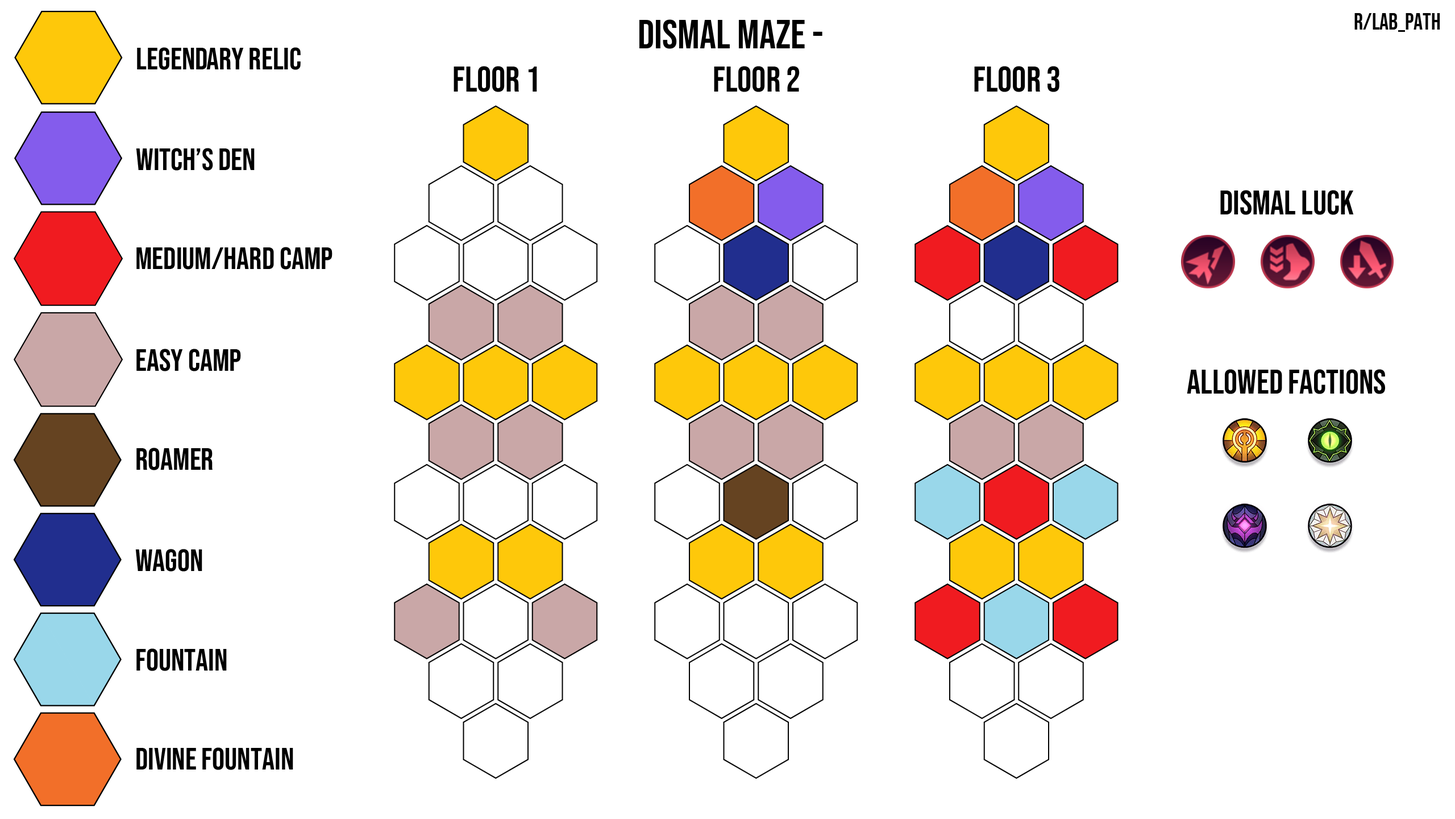
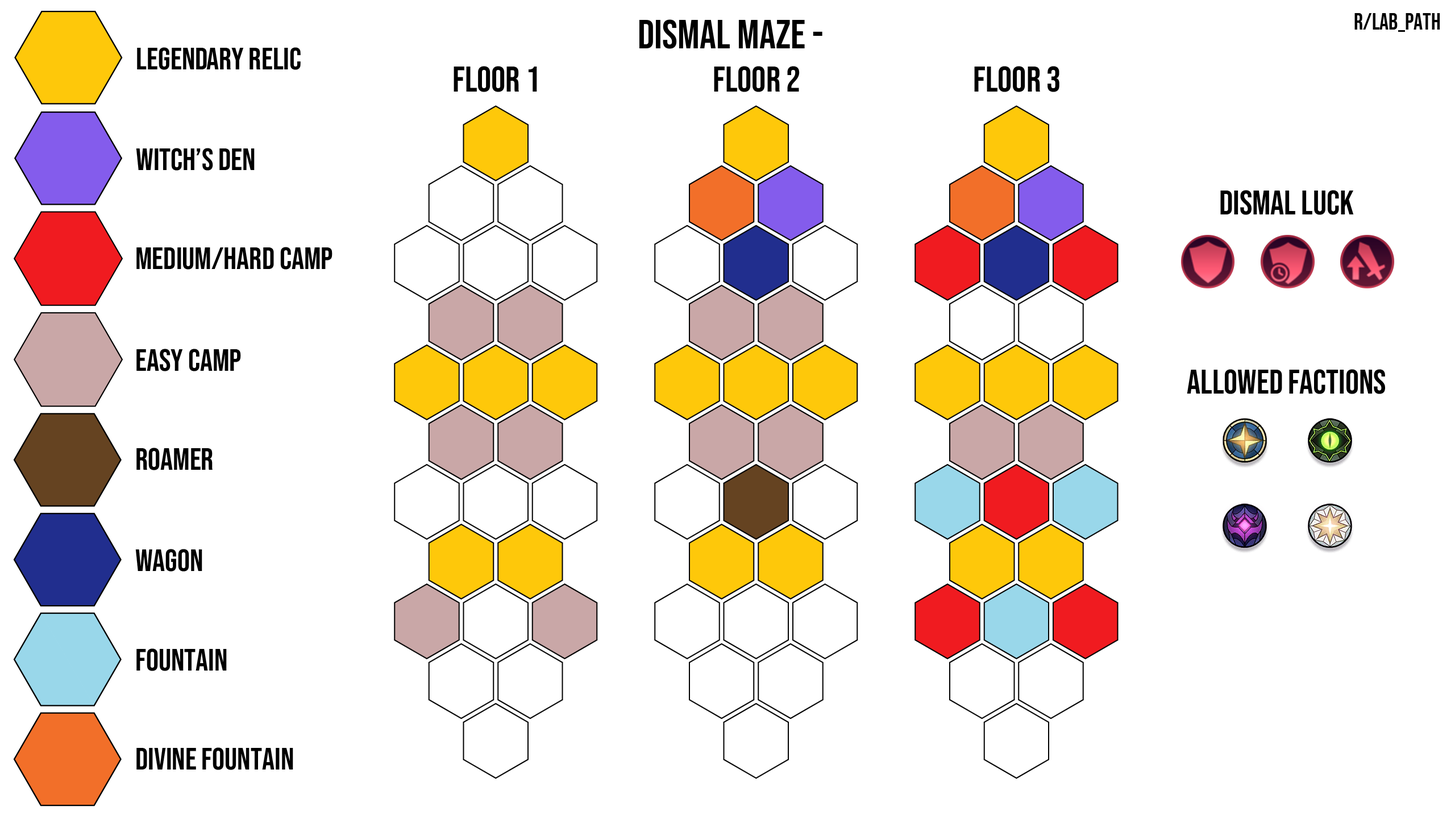
The second 1455x819 image is a revision of the first. Changes to its layers:
renamed "broken_spirit.png" to "conscripts_aussault.png", painted on it over [1181, 234, 1236, 289]
renamed "battle_spirit.png" to "battle_endurance.png", painted on it over [1260, 235, 1315, 289]
renamed "kiss_of_death.png" to "piercing_evil.png", painted on it over [1340, 234, 1395, 289]
renamed "icon_hero_orc.png" to "icon_hero_human.png", painted on it over [1221, 417, 1269, 468]
